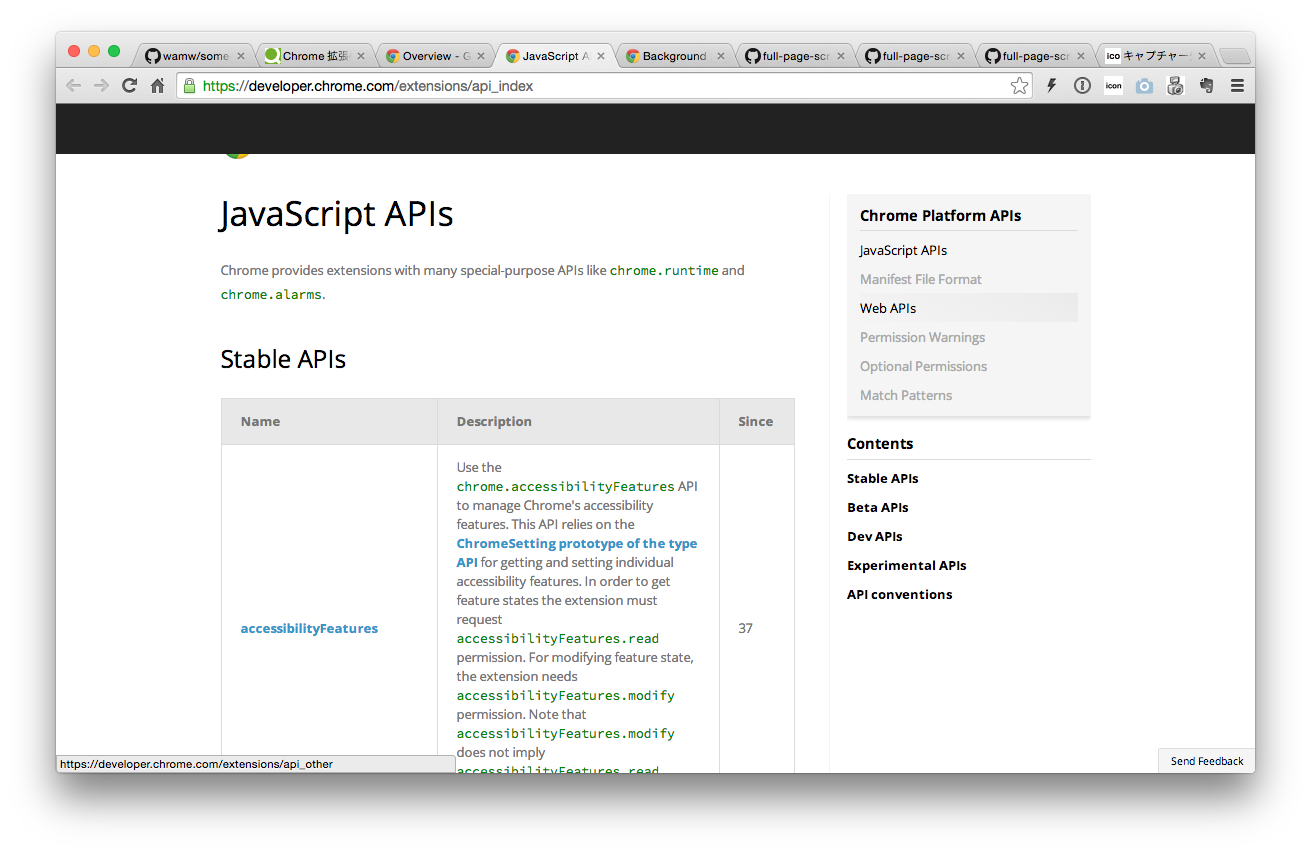
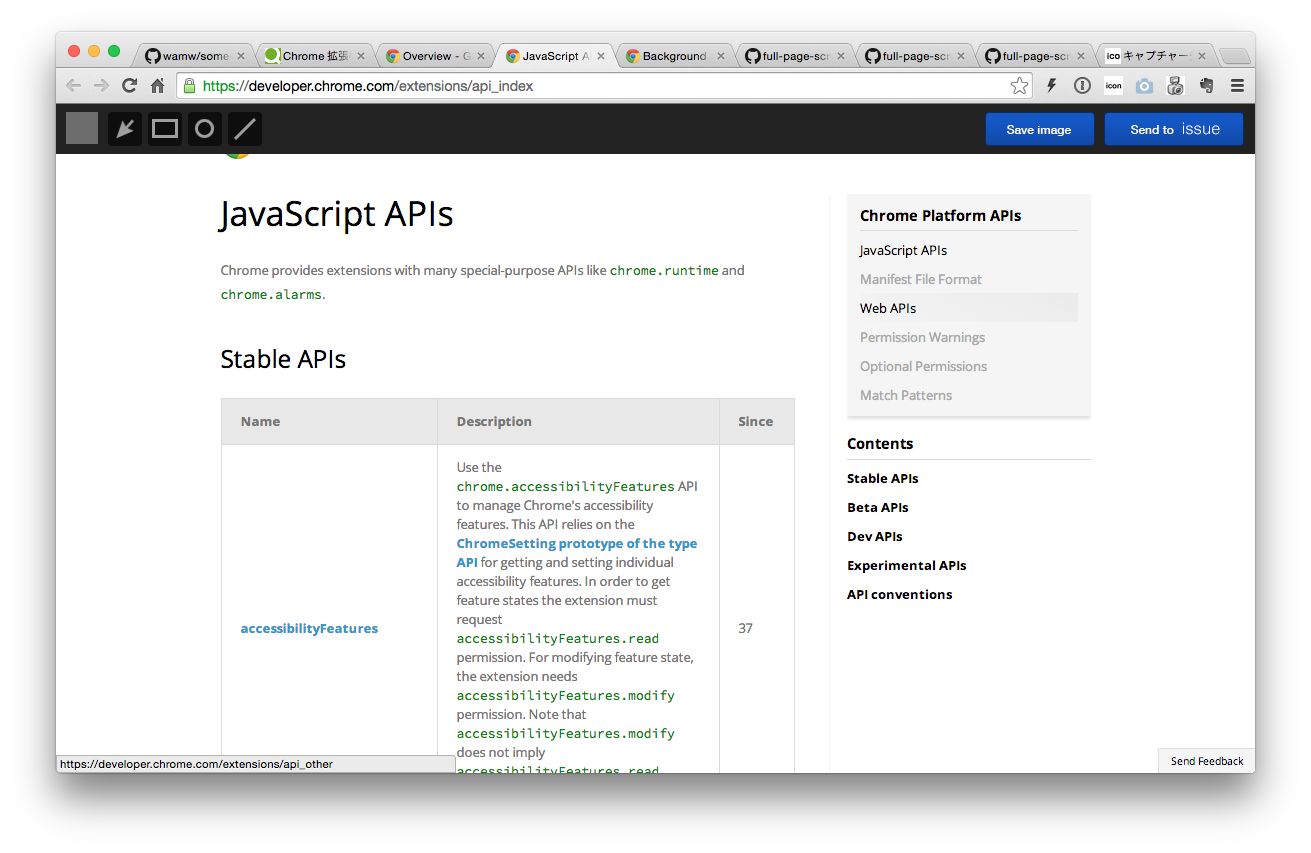
Before/after of a w=1311, h=853 layered artwork. What changed in the layer stack:
added group "- tools" with 12 layers in group "- toolbar" over [108, 112, 262, 146]
added group "- arrow" with 2 layers in group "- tools" over [108, 112, 142, 146]
added layer "selected" (1st of 4, in "- toolbar" › "- tools" › "- arrow") (60%) in group "- arrow" over [108, 112, 142, 146]
added group "- rect" with 2 layers in group "- tools" over [148, 112, 182, 146]
added layer "rect" (60%) in group "- rect" over [152, 119, 178, 138]
added layer "selected" (2nd of 4, in "- toolbar" › "- tools" › "- rect") (60%) in group "- rect" over [148, 112, 182, 146]
added group "- circle" with 2 layers in group "- tools" over [188, 112, 222, 146]
added layer "selected" (3rd of 4, in "- toolbar" › "- tools" › "- circle") (60%) in group "- circle" over [188, 112, 222, 146]
added group "- line" with 2 layers in group "- tools" over [228, 112, 262, 146]
added layer "シェイプ 1" (60%) in group "- line" over [234, 118, 256, 140]
added layer "selected" (4th of 4, in "- toolbar" › "- tools" › "- line") (60%) in group "- line" over [228, 112, 262, 146]
added group "- logo" with 1 layers in group "- toolbar" over [66, 112, 98, 144]
added layer "レイヤー 2" in group "- logo" over [66, 112, 98, 144]
added group "save image" with 2 layers in group "- toolbar" over [985, 112, 1095, 146]
added layer "Save image" in group "save image" over [1007, 125, 1071, 136]
added layer "角丸長方形 1" (1st of 2, in "- toolbar" › "save image") in group "save image" over [985, 112, 1095, 146]
added group "send to issue" with 3 layers in group "- toolbar" over [1104, 112, 1244, 146]
added layer "issue" in group "send to issue" over [1183, 122, 1220, 135]
added layer "Send to" in group "send to issue" over [1131, 125, 1174, 134]
added layer "角丸長方形 1" (2nd of 2, in "- toolbar" › "send to issue") in group "send to issue" over [1104, 112, 1244, 146]
…and 2 more changes (2 added)
